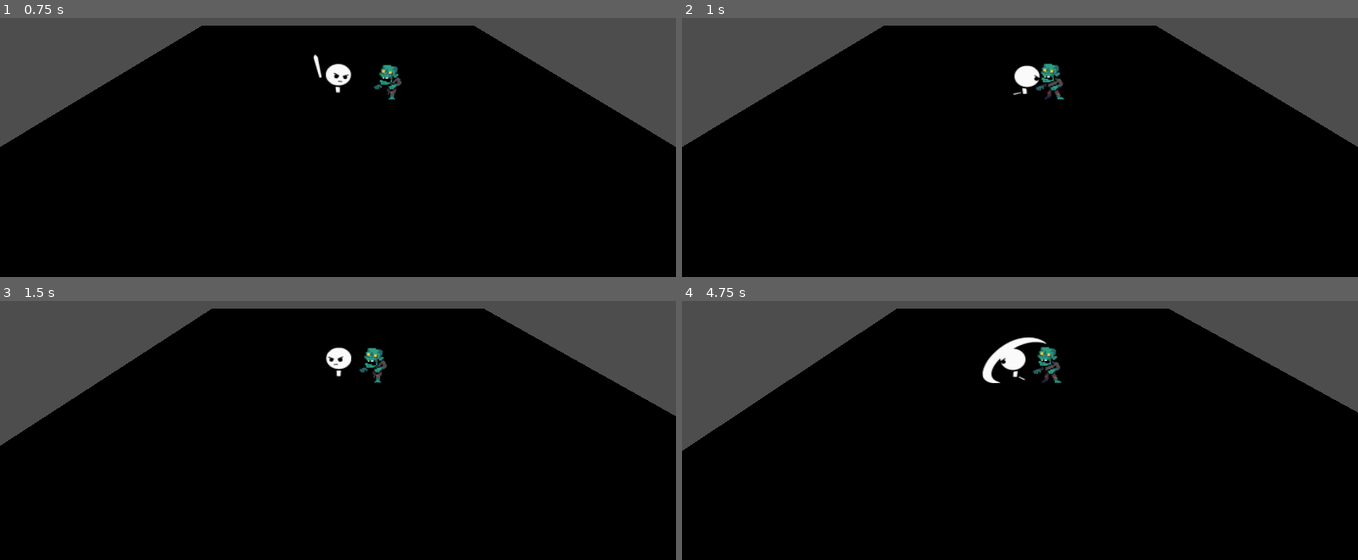
Above: before the commit, frames 1-4 (two rows, left to right).
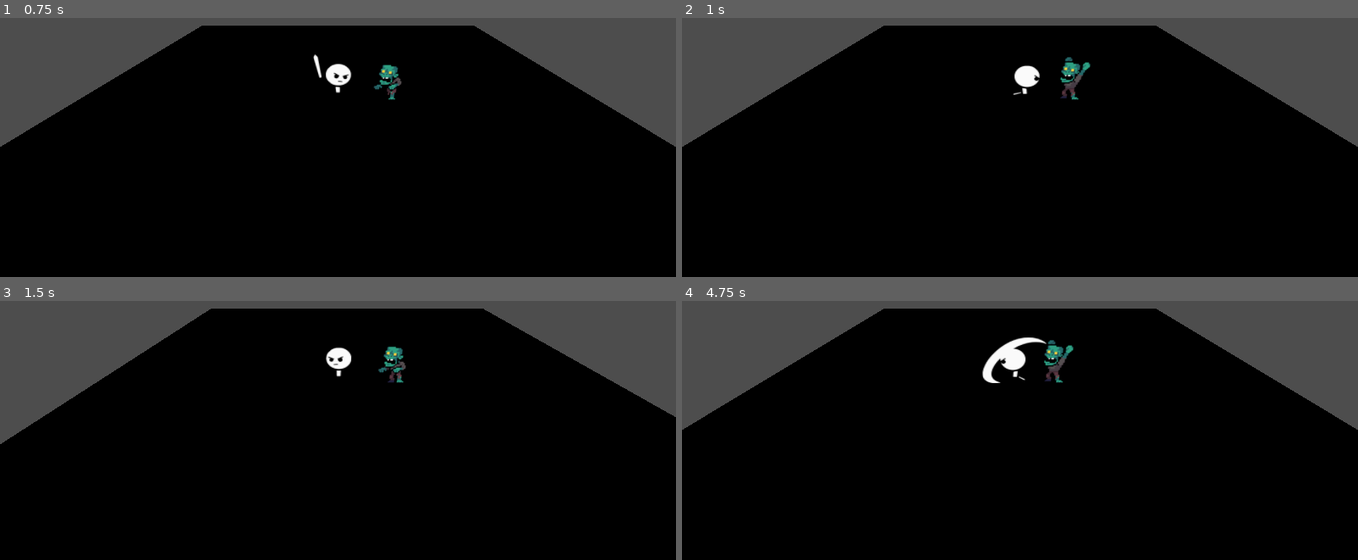
Above: after the commit, the same moments.

Repository: titojuanc/Juego-4-Melgarejo-Messina-Negri
Game: Godot game, scene res://scenes/Debug.tscn
Same seed, same stepped clock (60 frames per second), same inputs: the game is played once before the commit and once after it.
Inputs (mouse positions are in pixels of both pictures, inside the frame that each line leads up to):
- Up to frame 1 (0.75 s): move the mouse to (486, 67) at 0.52 s; press the mouse at (486, 67) at 0.53 s
- Up to frame 2 (1 s): no input
- Up to frame 3 (1.5 s): move the mouse to (202, 389) at 1.27 s; release the mouse at (202, 389) at 1.28 s; tap A (la_A) at 1.35 s
- Up to frame 4 (4.75 s): move the mouse to (outside the picture) at 2.02 s; tap D (la_D) at 2.1 s; move the mouse to (986, 446) at 2.77 s; tap S (la_S) at 2.85 s; move the mouse to (1222, 427) at 3.52 s; tap W (la_W) at 3.6 s; move the mouse to (817, 313) at 4.27 s; click (817, 313) at 4.35 s

Frame 1 is identical in both runs. In frame 2, 0.6% of the frame differs, in the area x 52-61%, y 15-32%; in frame 3, 0.8%; in frame 4, 3.6%, in the area x 0-100%, y 2-58%.

Commit message:
logica del zombie hecha

Diff:
--- a/tower-defense/scenes/Zombie.tscn
+++ b/tower-defense/scenes/Zombie.tscn
@@ -10,25 +10,13 @@
 [sub_resource type="Animation" id="Animation_m83i4"]
 resource_name = "Attack"
 length = 0.625
-tracks/0/type = "value"
+tracks/0/type = "method"
 tracks/0/imported = false
 tracks/0/enabled = true
-tracks/0/path = NodePath("AttackArea:monitoring")
+tracks/0/path = NodePath("AnimatedSprite3D")
 tracks/0/interp = 1
 tracks/0/loop_wrap = true
 tracks/0/keys = {
-"times": PackedFloat32Array(0, 0.36666667, 0.4),
-"transitions": PackedFloat32Array(1, 1, 1),
-"update": 1,
-"values": [false, true, false]
-}
-tracks/1/type = "method"
-tracks/1/imported = false
-tracks/1/enabled = true
-tracks/1/path = NodePath("AnimatedSprite3D")
-tracks/1/interp = 1
-tracks/1/loop_wrap = true
-tracks/1/keys = {
 "times": PackedFloat32Array(0),
 "transitions": PackedFloat32Array(1),
 "values": [{
@@ -36,21 +24,23 @@
 "method": &"play"
 }]
 }
+tracks/1/type = "method"
+tracks/1/imported = false
+tracks/1/enabled = true
+tracks/1/path = NodePath(".")
+tracks/1/interp = 1
+tracks/1/loop_wrap = true
+tracks/1/keys = {
+"times": PackedFloat32Array(0.6),
+"transitions": PackedFloat32Array(1),
+"values": [{
+"args": [],
+"method": &"pegar"
+}]
+}
 
 [sub_resource type="Animation" id="Animation_v58xl"]
 length = 0.001
-tracks/0/type = "value"
-tracks/0/imported = false
-tracks/0/enabled = true
-tracks/0/path = NodePath("AttackArea:monitoring")
-tracks/0/interp = 1
-tracks/0/loop_wrap = true
-tracks/0/keys = {
-"times": PackedFloat32Array(0),
-"transitions": PackedFloat32Array(1),
-"update": 1,
-"values": [false]
-}
 
 [sub_resource type="AnimationLibrary" id="AnimationLibrary_dta2r"]
 _data = {
@@ -325,7 +315,6 @@
 [node name="AttackArea" type="Area3D" parent="." unique_id=183993645]
 transform = Transform3D(1, 0, 0, 0, 1, 0, 0, 0, 1, -0.9583131, 0, 0)
 collision_layer = 16
-monitoring = false
 
 [node name="CollisionShape3D" type="CollisionShape3D" parent="AttackArea" unique_id=706878148]
 shape = SubResource("BoxShape3D_k6ivc")
--- a/tower-defense/scripts/zombie.gd
+++ b/tower-defense/scripts/zombie.gd
@@ -7,12 +7,14 @@
 
 enum Estado {IDLE, CHASE, ATTACK, DEATH, STUN}
 
+var atacando = false
 var jugador = null
 var estado = Estado.IDLE
 var persiguiendo = false
 var en_rango_ataque = false
 
 @export var speed: float = 3
+@export var danio: int = 10
 const GRAVEDAD = 9.8
 
 func _ready() -> void:
@@ -43,19 +45,23 @@
 	if estado == Estado.DEATH:
 		return
 
+	apuntar_attack_area()
 	match estado:
 		Estado.IDLE:
 			anim_idle()
 		Estado.CHASE:
 			perseguir()
 		Estado.ATTACK:
-			print("Hola")
+			if not atacando:
+				iniciar_ataque()
 
 func _on_attack_area_body_entered(body: Node3D) -> void:
 	estado = Estado.ATTACK
 
 func _on_attack_area_body_exited(body: Node3D) -> void:
 	estado = Estado.CHASE
+	atacando = false
+	anim_player.stop()
 
 func _on_radar_area_body_entered(body: Node3D) -> void:
 	estado = Estado.CHASE
@@ -69,5 +75,28 @@
 	dir = dir.normalized()
 	velocity.x = dir.x * speed
 	velocity.z = dir.z * speed
+	if dir.x < 0:
+		anim_sprite.flip_h = false  # derecha
+	elif dir.x > 0:
+		anim_sprite.flip_h = true   # izquierda
 	anim_caminar()
 	move_and_slide()
+
+func iniciar_ataque():
+	atacando = true
+	anim_atacar()
+	await anim_player.animation_finished
+	atacando = false
+
+func apuntar_attack_area():
+	if jugador == null:
+		return
+	var dir = (jugador.global_position - global_position)
+	dir.y = 0
+	rotation.y = atan2(dir.x, dir.z) + PI / 2
+	anim_sprite.global_rotation.y = 0
+
+func pegar():
+	if jugador != null:
+		jugador.vida -= danio
+		print(jugador.vida)
